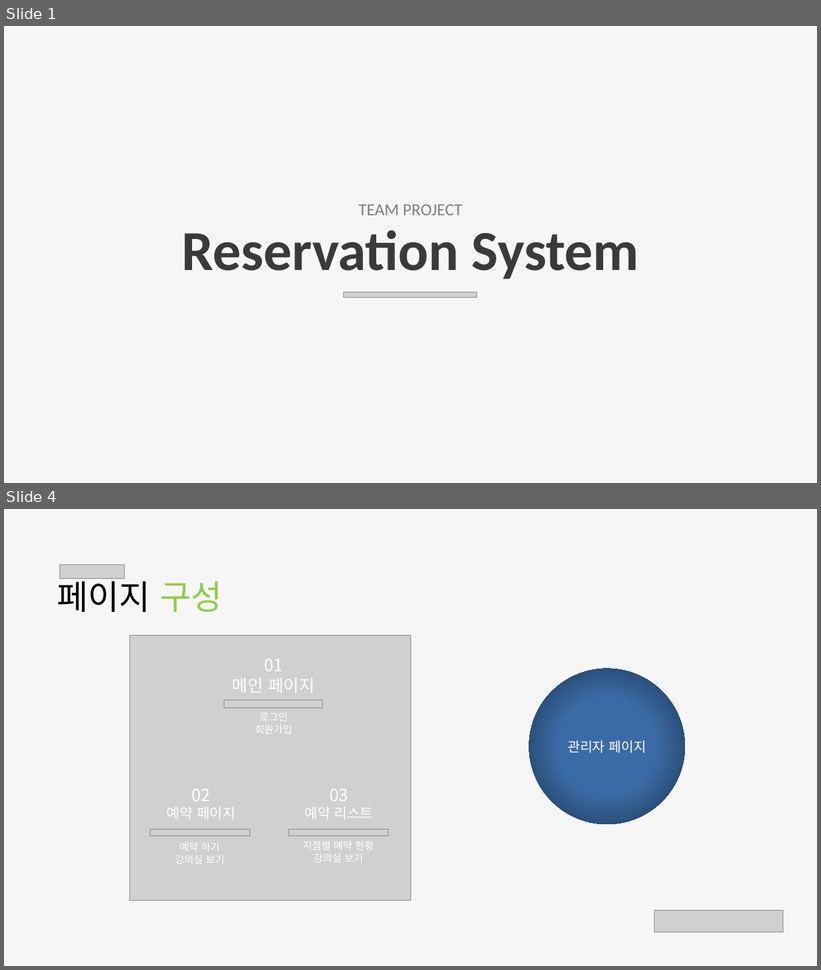
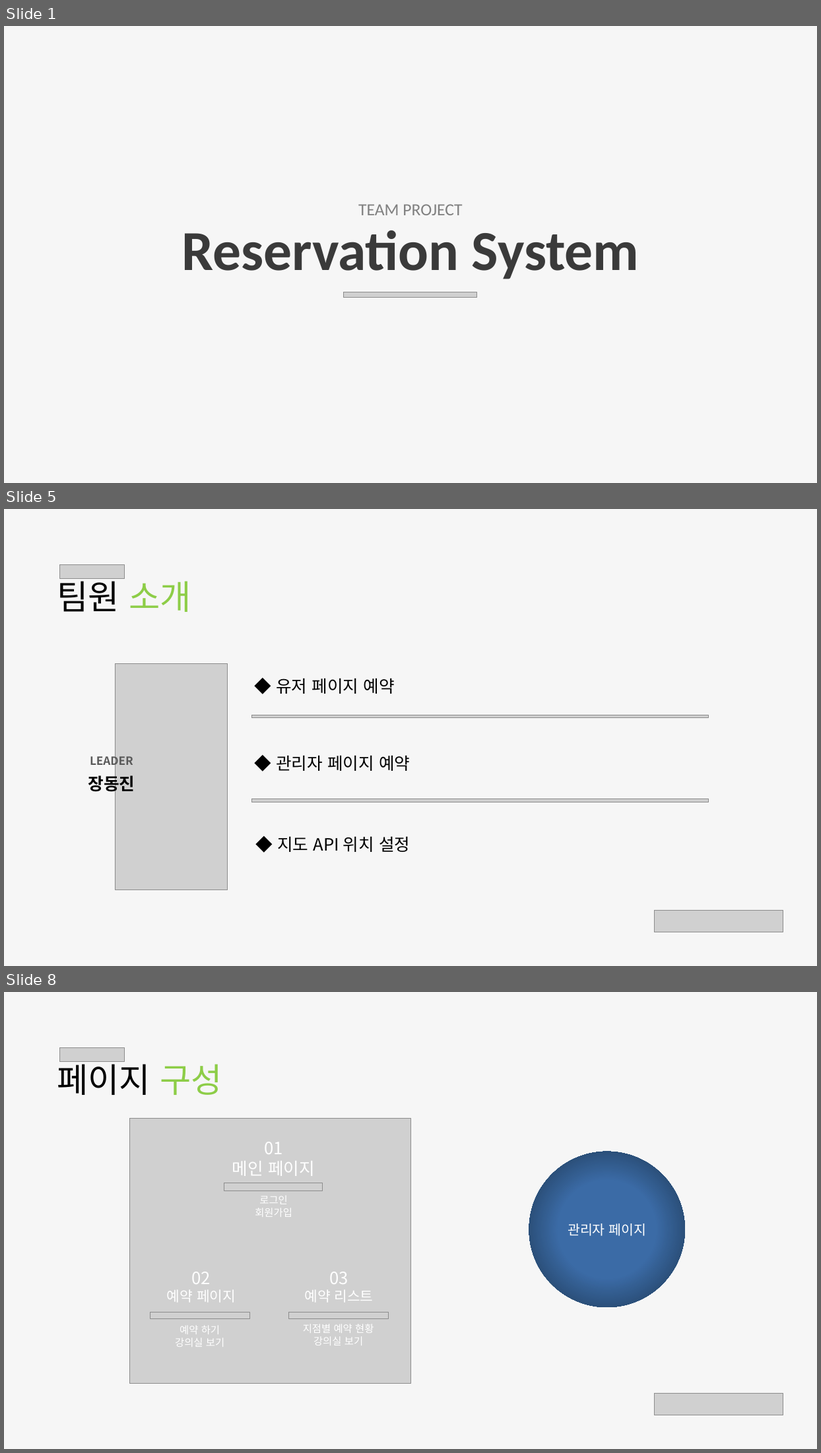
Before and after one commit to RionPark/jwc, a slide deck: src/숙제/d20200929/장동진/예약 시스템.pptx. Shown one above the other, each under a label of ours: slides 1 and 4 before the commit, slides 1, 5 and 8 after it; the slides between them are not shown. The pictures are 821x970 and 821x1453 pixels, drawn with LibreOffice and Linux fonts; fonts in the diff are those of the drawing; grey boxes stand for pictures; background and template pictures are left out. Boxes give left, top, right and bottom in pixels: in the first picture for what was removed or moved away, otherwise in the second. Text is boxed around its words. In the diff, an @@ line names an element or a change of style, - is before the commit and + after.

```diff
--- a/src/숙제/d20200929/장동진/예약 시스템.pptx
+++ b/src/숙제/d20200929/장동진/예약 시스템.pptx
@@ slide 5 added at [4,509,817,966], background #F6F6F6 @@
@@ picture added at [59,564,124,578] @@
@@ text added at [57,575,191,612], 60 pt, text #000000 @@
+팀원 소개
@@ picture added at [115,664,228,890] @@
@@ text added at [276,678,395,694], 30 pt, text #000000 @@
+◆ 유저 페이지 예약
@@ picture added at [252,715,708,718] @@
@@ text added at [90,753,133,768], 20 pt, text #595959, bold @@
+LEADER
@@ text added at [276,755,410,771], 30 pt, text #000000 @@
+◆ 관리자 페이지 예약
@@ text added at [88,772,135,794], 30 pt, text #000000, bold @@
+장동진
@@ picture added at [252,799,708,802] @@
@@ text added at [277,836,410,852], 30 pt, text #000000 @@
+◆ 지도 API 위치 설정
@@ picture added at [655,911,783,933] @@
@@ what was slide 4 is now slide 8 @@
```
Also in this commit, not shown: 8 slides changed, 3 other slides added, 3 slides removed.
